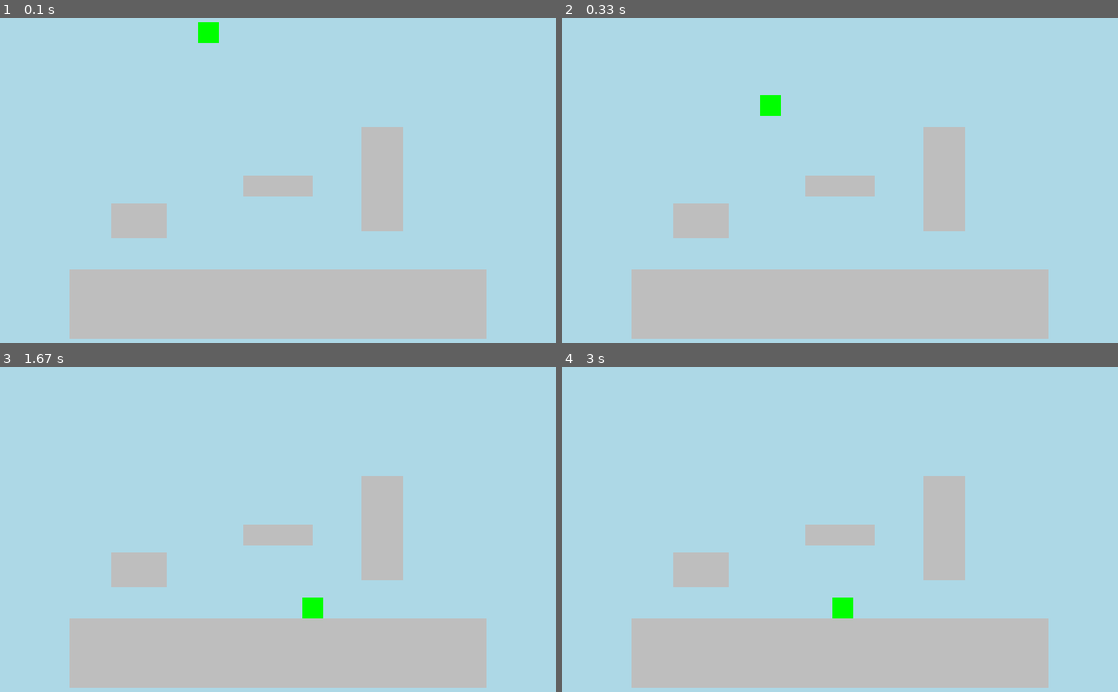
Above: before the commit, frames 1-4 (two rows, left to right).
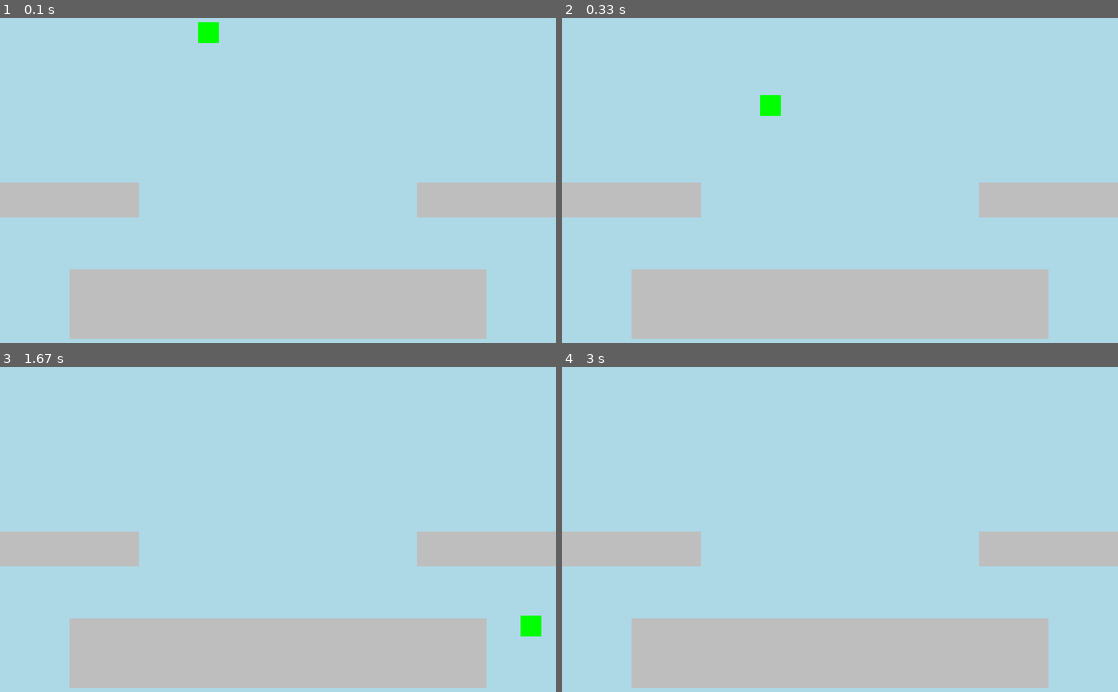
Above: after the commit, the same moments.

Repository: MagicalKarp74/Pygame-Project
Game: pygame game, started from Main.py
The game is run twice, just before and just after one commit, with the same random seed, the same clock (stepped at 60 frames per second) and the same inputs.
Inputs:
- Up to frame 1 (0.1 s): no input
- Up to frame 2 (0.33 s): no input
- Up to frame 3 (1.67 s): hold X 0.33-0.8 s; hold Right 0.33-0.8 s; hold X 0.83-1.3 s; hold Right 0.83-1.3 s; tap Z at 0.9, 1.2, 1.4 s; hold Right from 1.33 s (still down)
- Up to frame 4 (3 s): tap Z at 1.7, 2.4, 2.7 s; release Right at 1.8 s; hold Left 2.33-2.87 s; tap X at 2.48 s

The runs differ from the first frame. In frame 1, 9.2% of the frame differs, in the area x 0-100%, y 33-68%; in frame 2, 9.2%; in frame 3, 9.7%, in the area x 0-100%, y 33-83%; in frame 4, 9.4%.

Commit message:
Update Main.py

Diff:
--- a/Main.py
+++ b/Main.py
@@ -7,7 +7,10 @@
 # Initialize Pygame and give access to all the methods in the package
 pygame.init()
 
+
+
 # Set up the screen dimensions
+FPS = 60
 screen_width = 800
 screen_height = 600
 screen = pygame.display.set_mode((screen_width, screen_height))
@@ -37,97 +40,125 @@
 
         global num_not_collides
 
+        char.x_speed = char.dash_speed + char.walk_speed
+
         def reset_ground(self):
             char.rect.bottom = self.rect.top
             char.jumping = False
             char.y_speed = 0
             char.double_jump_ready = 2
+            char.have_dash = True
 
         def bonk_head(self):
             char.y_speed = 2 #make the player immediately fall
             char.rect.top = self.rect.bottom
 
 
-
-
         if char.rect.colliderect(self.rect):
 
-
             if char.y_speed > 0: # if player falls in/on the block
 
-
-                if char.walk_speed > 0: # if player moving right
-
-                    if char.rect.right - char.walk_speed >= self.rect.left: # if player land ontop of platform
+                if char.x_speed > 0: # if player moving right
+
+                    if char.rect.right - round(char.x_speed) > self.rect.left: # - if player land ontop of platform
                         reset_ground(self)
-
-                    else:
-                        char.rect.centerx -= char.walk_speed #if player hit the side of platform
+                        print(char.rect.right - char.x_speed,end=" ")
+                        print(self.rect.left)
+
+                    else:
+                        char.rect.right = self.rect.left
+                        #char.rect.centerx -= char.x_speed #if player hit the side of platform
+
+
 
                 else: # if player moving left or not a all (doesn't matter)
 
-                    if char.rect.left - char.walk_speed <= self.rect.right: # if player land ontop of platform
+                    if char.rect.left - round(char.x_speed)+1 < self.rect.right: # +  if player land ontop of platform
                         reset_ground(self)
-
-                    else:
-                            char.rect.centerx -= char.walk_speed # if player hit the side of platform
+                        print(char.rect.left - char.x_speed,end=" ")
+                        print(self.rect.right)
+
+                    else:
+                        char.rect.left = self.rect.right
+                        #char.rect.centerx -= char.x_speed # if player hit the side of platform
+
 
 
             elif not char.jumping: # if player walks into the block
 
-                char.rect.centerx -= char.walk_speed
+                char.rect.centerx -= char.x_speed
+
+
 
             else: # if player jumps into the block or bonks his head on it
 
-                if char.walk_speed > 0: # if player moving right
-
-                    if char.rect.right - char.walk_speed >= self.rect.left:
+                if char.x_speed > 0: # if player moving right
+
+                    if char.rect.right - round(char.x_speed) > self.rect.left: # -
                         bonk_head(self)
-
-                    else:
-                        char.rect.centerx -= char.walk_speed # if player hit he side of platform
+                        print(char.rect.right - char.x_speed,end=" ")
+                        print(self.rect.left)
+
+                    else:
+                        char.rect.right = self.rect.left
+                        #char.rect.centerx -= char.x_speed # if player hit the side of platform
+
 
 
                 else: # if player moving left or not a all (doesn't matter)
-                    if char.rect.left - char.walk_speed <= self.rect.right:
+                    if char.rect.left - round(char.x_speed)+1 < self.rect.right: # IDK WHY THE +1 WORKS BUT IT DOES OK
                         bonk_head(self)
-
-                    else:
-                        char.rect.centerx -= char.walk_speed # if player hit he side of platform
-
-
-        elif char.rect.bottom == self.rect.top and char.rect.left > self.rect.left and char.rect.right < self.rect.right: #if player ontop of platform (being on top doesn't count as colliding for some reason)
+                        print(char.rect.left - char.x_speed,end=" ")
+                        print(self.rect.right)
+
+                    else:
+                        char.rect.left = self.rect.right
+                        #char.rect.centerx -= char.x_speed # if player hit the side of platform
+
+        elif char.rect.bottom == self.rect.top and char.rect.right > self.rect.left and char.rect.left < self.rect.right: #if player ontop of platform (being on top doesn't count as colliding for some reason)
             pass
+
         else:
             num_not_collides += 1
 
-
-
 class Player(Thing):
     def __init__(self,color,xsize,ysize,x,y):
+
         super(Player,self).__init__(color,xsize,ysize,x,y)
         self.jumping = True
         self.y_speed = 0
         self.walk_speed = 0
         self.double_jump_ready = 2
+        self.have_dash = True
+        self.dash_speed = 0
 
         # jump ready 2 = on ground
         # jump ready 1 = in air and hasn't used it yet
         # jump ready 0 = means in air and already used it (I should really use a enum for this)
 
-    def control(self):
+
+    def dash_color(self):
+        if not player.have_dash:
+            player.color = "Blue"
+        else:
+            player.color = "Green"
+
+        player.image.fill(player.color)
+
+    def walk(self):
         if key[pygame.K_LEFT]:
             self.rect.centerx -= 2 # MAGIC NUMBERS WOMP WOMP GO CRY ABOUT IT SKILL ISSUE
             self.walk_speed = -2 # this keeps track of how fast we're going, we'll need this later for collision
 
 
-        if key[pygame.K_RIGHT]:
+        elif key[pygame.K_RIGHT]:
             self.rect.centerx += 2 # MAGIC NUMBERS WOMP WOMP GO CRY ABOUT IT SKILL ISSUE
             self.walk_speed = 2 # this keeps track of how fast we're going, we'll need this later for collision
 
-            ## ALL DOUBLE JUMP AND JUMP STUFF
-
-
+        else:
+            self.walk_speed = 0
+
+    def jump(self):
         if self.jumping and not key[pygame.K_z] and self.double_jump_ready != 0:
             self.double_jump_ready = 1
 
@@ -135,22 +166,39 @@
             self.y_speed = -10
             self.jumping = True
             self.double_jump_ready = 2
+            #if abs(self.dash_speed) >0:
+                #self.dash_speed += 12
 
         elif key[pygame.K_z] and self.jumping and self.double_jump_ready == 1:
             self.y_speed = -10
             self.double_jump_ready = 0
 
-        if key[pygame.K_x]:
-            print("hello")
-
-
-
-
-
         if self.jumping:
             self.y_speed +=.6
 
+    def dash(self):
+        if key[pygame.K_x] and self.have_dash and self.dash_speed ==0:
+            self.dash_speed = self.walk_speed * 9
+            self.have_dash = False
+            self.y_speed = 0
+            #self.rect.centery -= 1
+
+    def update_dash(self):
+        self.dash_speed *= .9
+        if abs(self.dash_speed) < .7:
+            self.dash_speed = 0
+
+    def update_move(self):
         self.rect.centery += self.y_speed
+        self.rect.centerx += self.dash_speed
+
+    def all_player_methods(self):
+        self.walk()
+        self.jump()
+        self.dash()
+        self.update_dash()
+        self.update_move()
+        self.dash_color()
 
 
 
@@ -160,9 +208,9 @@
 
 player = Player("Green",30,30,300,100)
 
-platform = Terrain("Gray",100,30,400,330)
-platform2 = Terrain("Gray",80,50,200,380)
-platform3 = Terrain("Gray",60,150,550,320)
+platform = Terrain("Gray",200,50,100,350)
+platform2 = Terrain("Gray",200,50,700,350)
+#platform3 = Terrain("Gray",200,200,550,250)
 ground = Terrain("Gray",600,100,400,500)
 
 character_list = pygame.sprite.Group()
@@ -173,7 +221,7 @@
 lv_1_terrain.add(ground)
 lv_1_terrain.add(platform)
 lv_1_terrain.add(platform2)
-lv_1_terrain.add(platform3)
+#lv_1_terrain.add(platform3)
 
 character_list.add(player)
 
@@ -203,11 +251,7 @@
     if num_not_collides == len(levels[lv_index]):
         player.jumping = True
 
-
-
-
-
-    player.control()
+    player.all_player_methods()
 
 
 
@@ -218,6 +262,8 @@
 
     # Set a frame rate to 60 frames per second
     clock.tick(60)
+    #dt = clock.tick(FPS)/1000
+    #print(dt)
 
 # Quit Pygame properly
 pygame.quit()
